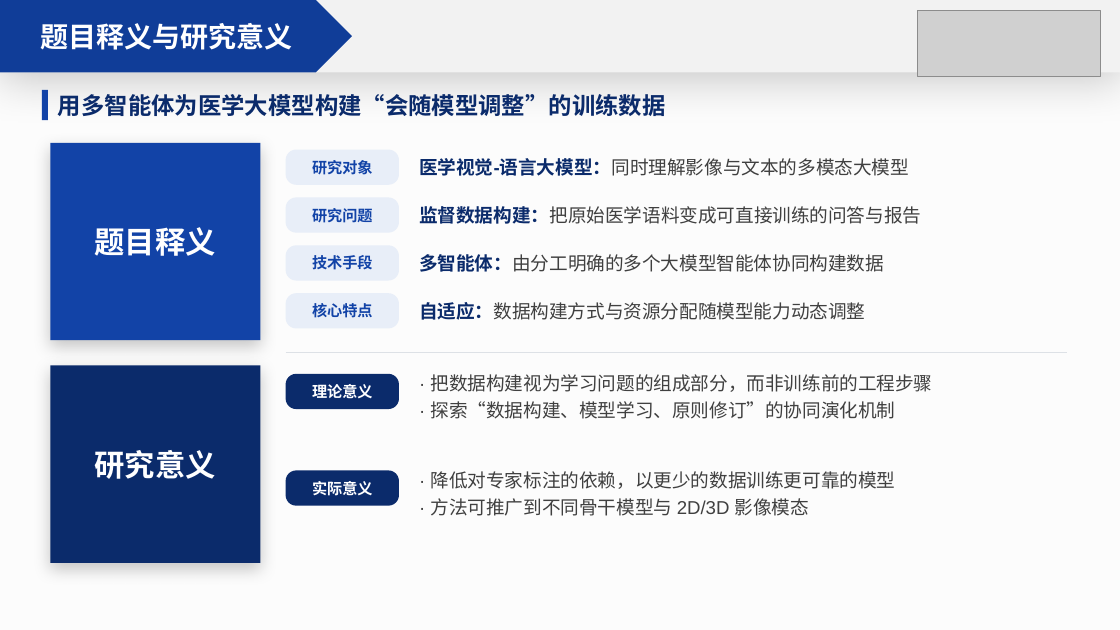
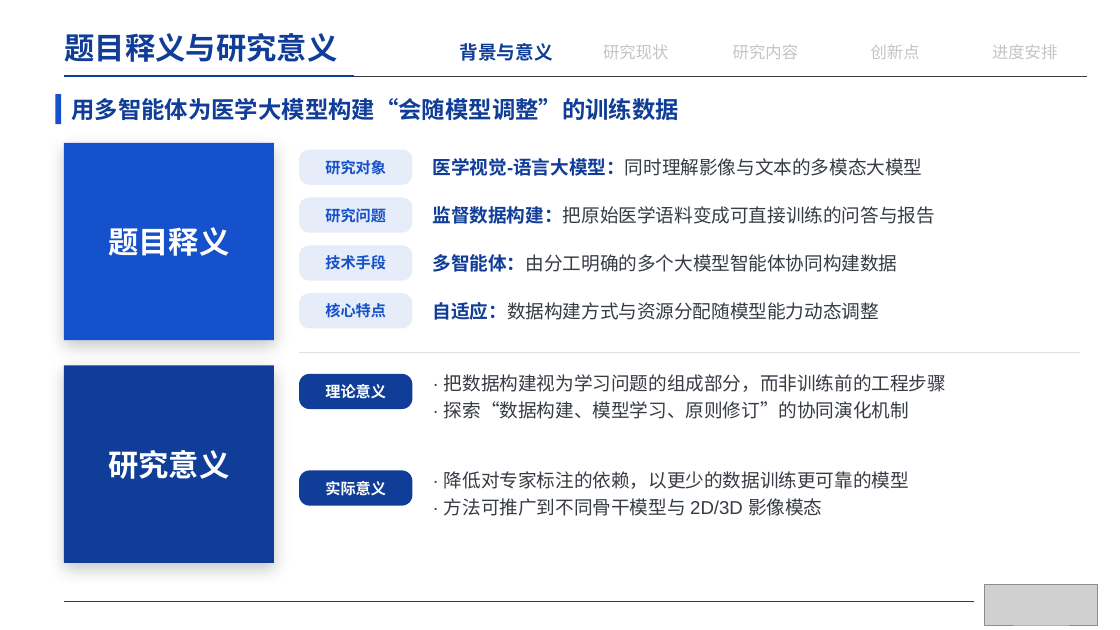
Before and after one commit to irving-2222/Graduation-Thesis, a slide deck: slide 7 of 开题答辩.pptx. Drawn at 1120x630 pixels with LibreOffice and Linux fonts; fonts in the diff are those of the drawing; grey boxes stand for pictures. Boxes give left, top, right and bottom in pixels: in the first picture for what was removed or moved away, otherwise in the second. Text is boxed around its words. In the diff, an @@ line names an element or a change of style, - is before the commit and + after.

```diff
--- a/开题答辩.pptx
+++ b/开题答辩.pptx
@@ rectangle removed at [0, 0, 1120, 630] @@
@@ rectangle removed at [0, 0, 1120, 72] @@
@@ text "题目释义与研究意义": place and size @@
-text "题目释义与研究意义" at [0, 0, 352, 72]
+text "题目释义与研究意义" at [65, 33, 338, 62]
@@ text "题目释义与研究意义" at [65, 33, 338, 62]: size 24 to 26 pt, text colour #FFFFFF to #103D98; alignment centre to left; line spacing 1 to 0.9; vertical alignment middle to top; fill #103D98 to none @@
@@ text added at [460, 43, 553, 61], 16 pt, text #103D98, bold @@
+背景与意义
@@ text added at [603, 44, 668, 59], 14 pt, text #C4C4C4 @@
+研究现状
@@ text added at [733, 44, 798, 59], 14 pt, text #C4C4C4 @@
+研究内容
@@ text added at [871, 45, 920, 59], 14 pt, text #C4C4C4 @@
+创新点
@@ text added at [992, 44, 1057, 59], 14 pt, text #C4C4C4 @@
+进度安排
@@ line added from (64, 76) to (1088, 76), #373B43 0.5 pt @@
@@ line added from (64, 76) to (355, 76), #103D98 1.75 pt @@
@@ text "用多智能体为医学大模型构建“会随模型调整”的训练数据": place and size @@
-text "用多智能体为医学大模型构建“会随模型调整”的训练数据" at [58, 94, 666, 116]
+text "用多智能体为医学大模型构建“会随模型调整”的训练数据" at [71, 98, 679, 120]
@@ text "用多智能体为医学大模型构建“会随模型调整”的训练数据" at [71, 98, 679, 120]: text colour #0B2B6B to #103D98 @@
@@ rectangle at [55, 94, 61, 124]: fill #1243A7 to #1551CA @@
@@ rectangle: place and size @@
-rectangle at [42, 90, 48, 120]
+rectangle at [55, 94, 61, 124]
@@ rectangle "题目释义" at [64, 143, 274, 340]: fill #1243A7 to #1551CA @@
@@ text "医学视觉-语言大模型：同时理解影像与文本的多模态大模型" at [433, 158, 923, 176]: text colour #0B2B6B to #103D98, text colour #404040 to #373B43 in "医学视觉-语言大模型：同时理解影像与文本的多模态大模型" @@
@@ text "监督数据构建：把原始医学语料变成可直接训练的问答与报告" at [433, 206, 935, 224]: text colour #0B2B6B to #103D98, text colour #404040 to #373B43 in "监督数据构建：把原始医学语料变成可直接训练的问答与报告" @@
@@ text "多智能体：由分工明确的多个大模型智能体协同构建数据" at [433, 254, 898, 272]: text colour #0B2B6B to #103D98, text colour #404040 to #373B43 in "多智能体：由分工明确的多个大模型智能体协同构建数据" @@
@@ text colour #1243A7 to #1551CA; fill #E8EEF8 to #E6ECF8 in 4 elements at [299, 150, 413, 185], [299, 197, 413, 233], [299, 245, 413, 281], [299, 293, 413, 329] @@
@@ text "自适应：数据构建方式与资源分配随模型能力动态调整" at [433, 302, 879, 320]: text colour #0B2B6B to #103D98, text colour #404040 to #373B43 in "自适应：数据构建方式与资源分配随模型能力动态调整" @@
@@ 6 texts, 6 rounded rectangles, 2 rectangles, 1 line: place and size @@
-6 texts, 6 rounded rectangles, 2 rectangles, 1 line at [50, 143, 1067, 563]
+6 texts, 6 rounded rectangles, 2 rectangles, 1 line at [64, 143, 1081, 563]
@@ text "· 把数据构建视为学习问题的组成部分，而非训练前的工程步骤" at [444, 374, 946, 419]: text colour #404040 to #373B43 @@
@@ fill #0B2B6B to #103D98 in 3 elements at [64, 365, 274, 563], [299, 374, 413, 409], [299, 471, 413, 506] @@
@@ text "· 降低对专家标注的依赖，以更少的数据训练更可靠的模型" at [444, 471, 909, 516]: text colour #404040 to #373B43 @@
@@ picture: place and size @@
-picture at [918, 10, 1101, 76]
+picture at [985, 584, 1097, 625]
@@ line added from (64, 602) to (974, 602), #103D98 0.5 pt @@
```
Also in this commit, not shown: 18 other slides changed, 3 slides added, 3 slides removed.
